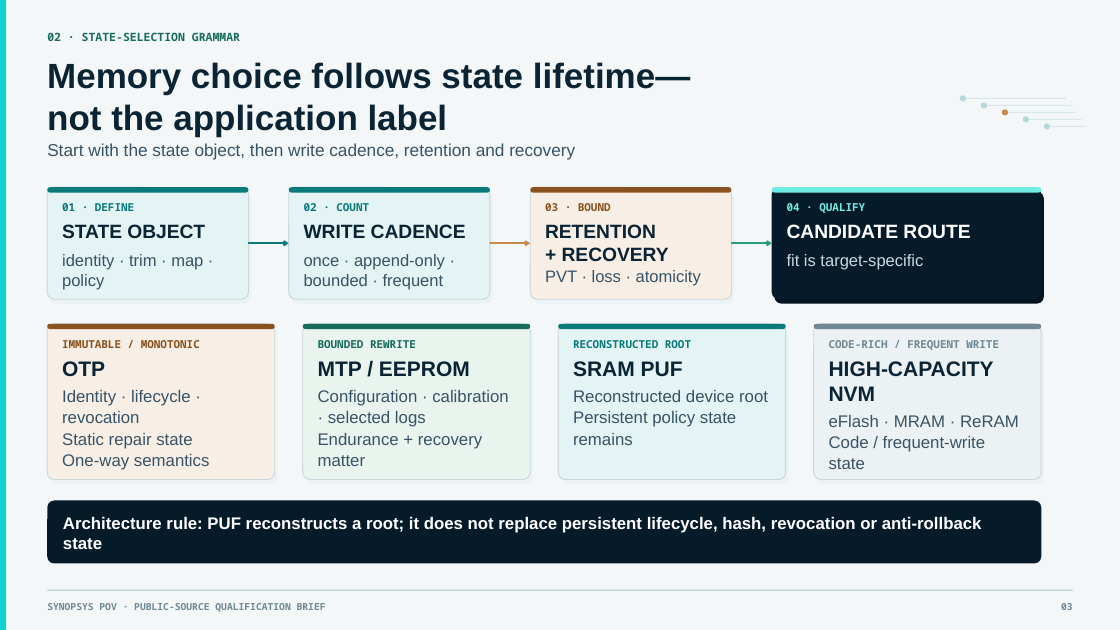
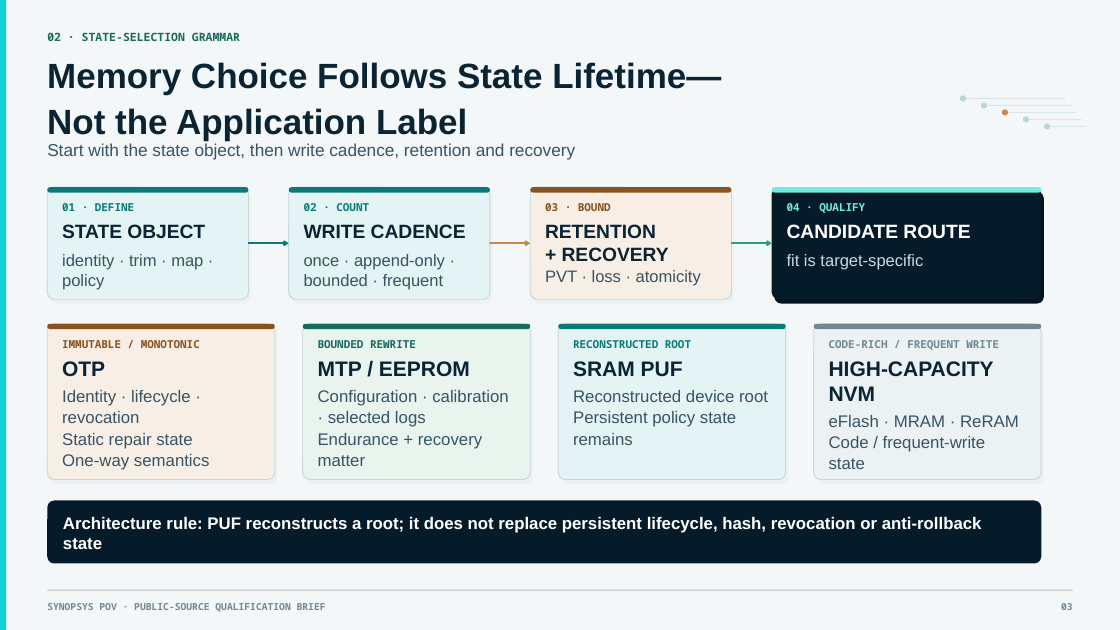
Before and after one commit to SamHuang68/nvm-knowledge-hub, a slide deck: slide 3 of briefing/NVM_AI_OCP_NVM_Opportunities_Executive_v18_Comprehensive_Update_EN.pptx. Drawn at 1120x630 pixels with LibreOffice and Linux fonts; fonts in the diff are those of the drawing. Boxes give left, top, right and bottom in pixels: in the first picture for what was removed or moved away, otherwise in the second. Text is boxed around its words. In the diff, an @@ line names an element or a change of style, - is before the commit and + after.

```diff
--- a/briefing/NVM_AI_OCP_NVM_Opportunities_Executive_v18_Comprehensive_Update_EN.pptx
+++ b/briefing/NVM_AI_OCP_NVM_Opportunities_Executive_v18_Comprehensive_Update_EN.pptx
@@ text at (47,62,721,141): text changed @@
-Memory choice follows state lifetime—
-not the application label
+Memory Choice Follows State Lifetime—
+Not the Application Label
```
Also in this commit, not shown: 15 other slides changed, 1 other file.
